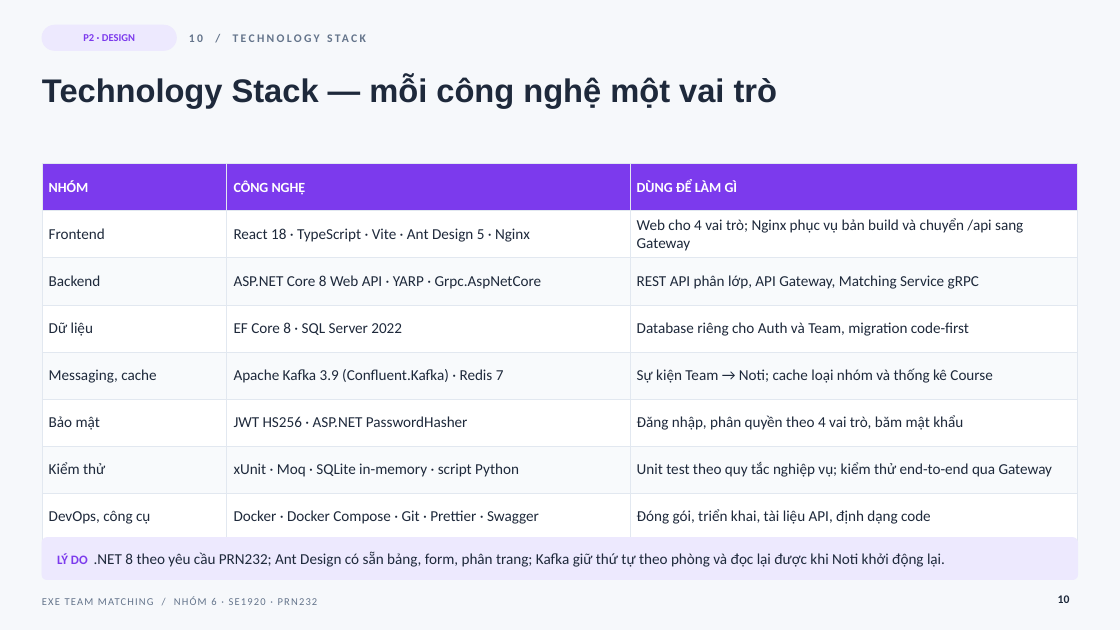
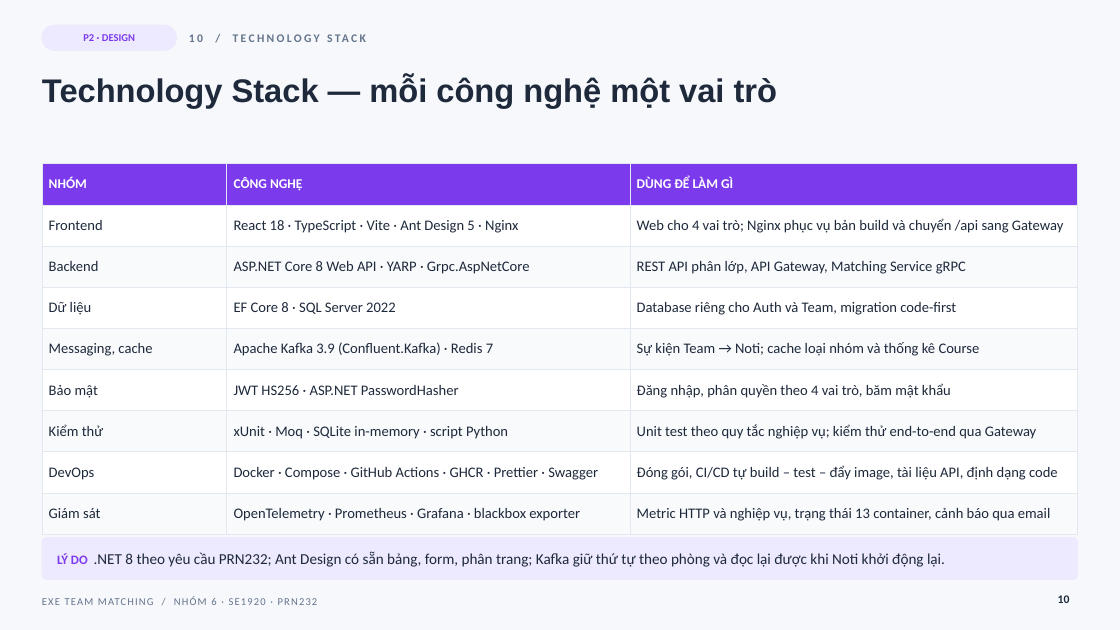
Before and after one commit to co-duong-hao/PRN232_Final, a slide deck: slide 10 of docs/slides/EXE_Team_Matching_Nhom6.pptx. Drawn at 1120x630 pixels with LibreOffice and Linux fonts; fonts in the diff are those of the drawing. Boxes give left, top, right and bottom in pixels: in the first picture for what was removed or moved away, otherwise in the second. Text is boxed around its words. In the diff, an @@ line names an element or a change of style, - is before the commit and + after.

```diff
--- a/docs/slides/EXE_Team_Matching_Nhom6.pptx
+++ b/docs/slides/EXE_Team_Matching_Nhom6.pptx
@@ table at box(42, 164, 1078, 525) @@
-row 8: DevOps, công cụ | Docker · Docker Compose · Git · Prettier · Swagger | Đóng gói, triển khai, tài liệu API, định dạng code
+row 8: DevOps | Docker · Compose · GitHub Actions · GHCR · Prettier · Swagger | Đóng gói, CI/CD tự build – test – đẩy image, tài liệu API, định dạng code
+row 9: Giám sát | OpenTelemetry · Prometheus · Grafana · blackbox exporter | Metric HTTP và nghiệp vụ, trạng thái 13 container, cảnh báo qua email
```
Also in this commit, not shown: 7 other slides changed, 2 slides added, 1 other file.
